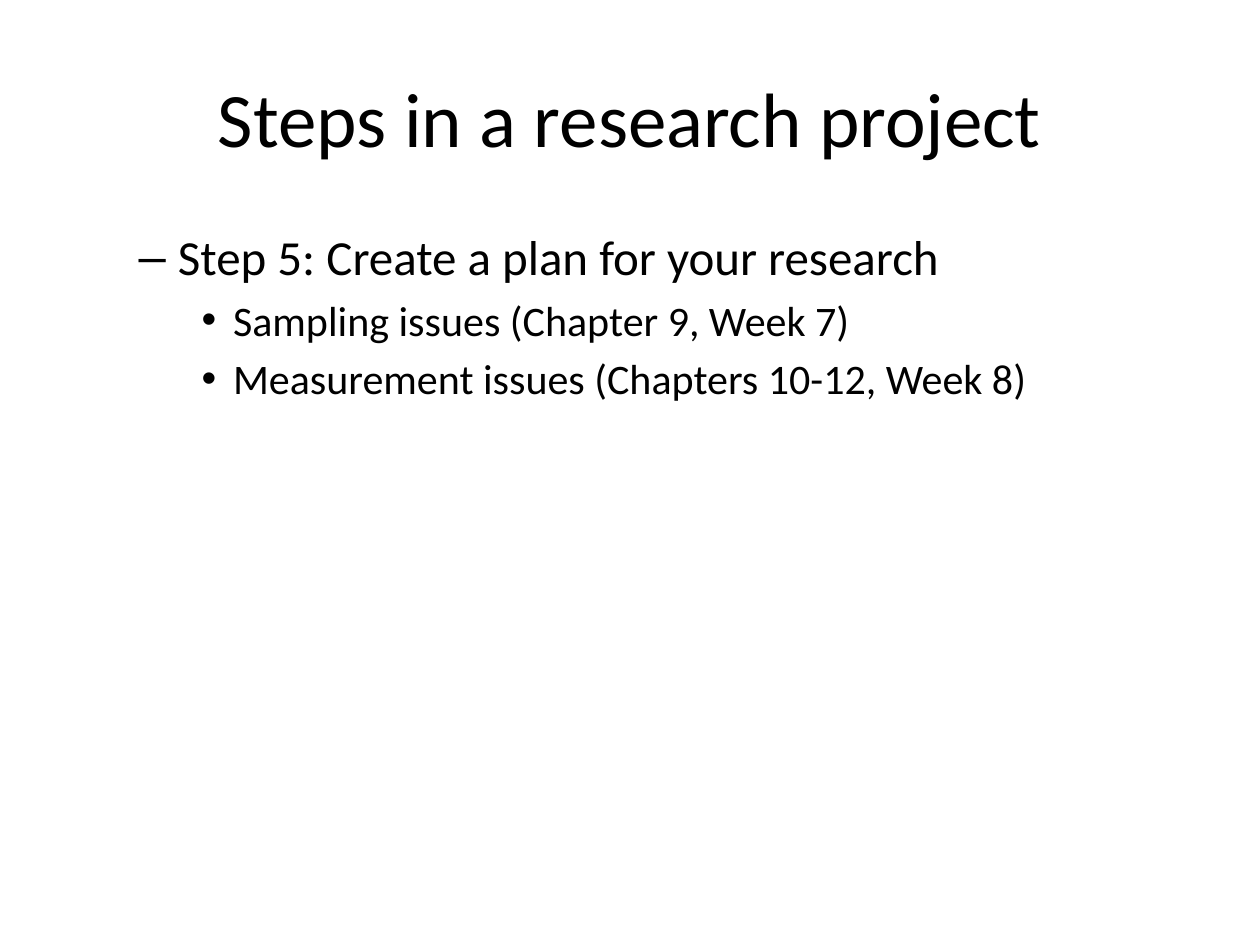
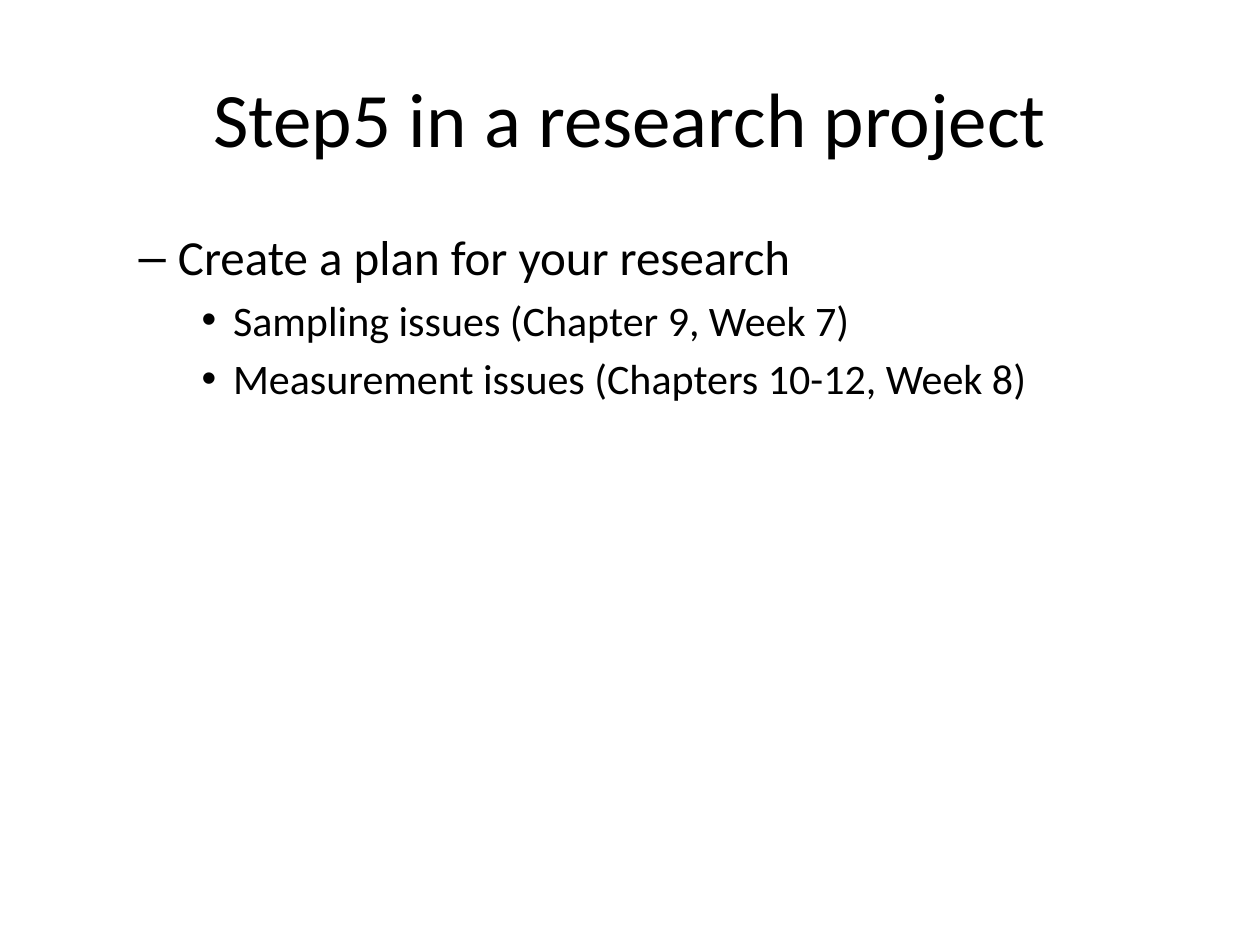
Before and after one commit to pmean/classes, a slide deck: slide 8 of clinical-research-methodology/results/video02-planning.pptx. Drawn at 1260x945 pixels with LibreOffice and Linux fonts; fonts in the diff are those of the drawing. Boxes give left, top, right and bottom in pixels: in the first picture for what was removed or moved away, otherwise in the second. Text is boxed around its words. In the diff, an @@ line names an element or a change of style, - is before the commit and + after.

```diff
--- a/clinical-research-methodology/results/video02-planning.pptx
+++ b/clinical-research-methodology/results/video02-planning.pptx
@@ title at bbox=[213, 93, 1045, 161]: text changed @@
-Steps in a research project
+Step5 in a research project
@@ text at bbox=[178, 241, 790, 283]: text changed @@
-  – Step 5: Create a plan for your research
+  – Create a plan for your research
```
Also in this commit, not shown: 12 other slides changed, 17 other files.
